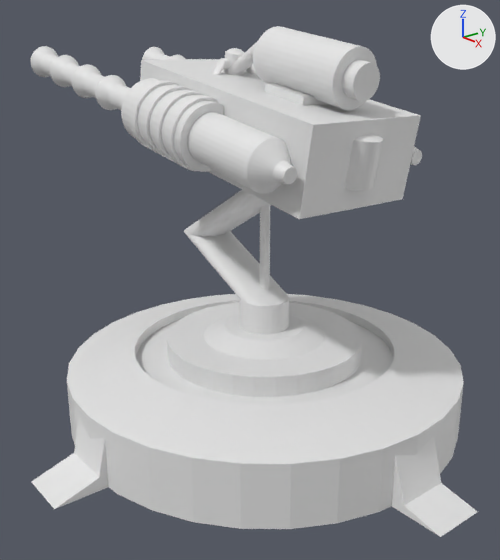
What one commit did to the Blender file DescentRemake/Assets/Graphics/Models/Turret_v1.blend.
Camera for both pictures: a camera (50 mm lens) standing at (5.09, -4.26, 3.62) and looking at (-0.34, 0.08, 1.33). The lights are fixed; the arrows at upper right show +X, +Y and +Z.

The first picture shows 'Alataso', 'Tykkirunko', 'Varsi'.
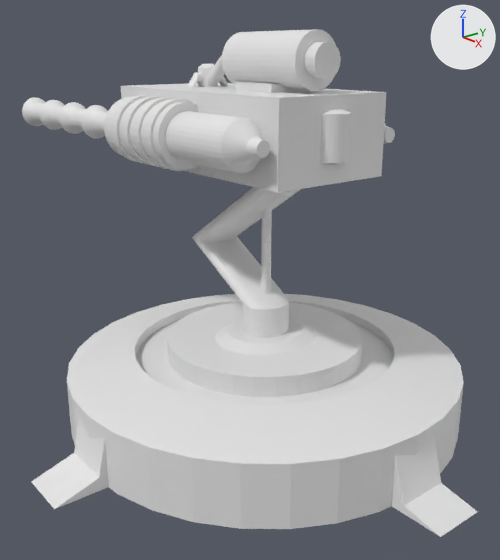
The newer file is also turned or shifted as a whole; pictures and numbers use the older file's frame.

The change, as a diff of the scene's bpy script:
```diff
--- a/DescentRemake/Assets/Graphics/Models/Turret_v1.blend.py
+++ b/DescentRemake/Assets/Graphics/Models/Turret_v1.blend.py
@@ me_cylinder_005 @@
 me_cylinder_005.from_pydata(...)  # 288 vertices, 228 faces; spans x -2.5..2.5, y -2.5..5.0, z -0.1..1.81
 # used by ob_varsi; location = (0.0, 0.0, 0.95); rotation_euler = (0.0, 0.0, 1.571), in degrees (0, 0, 90); scale = (0.25, 0.25, 1.0)
+# me_cylinder_005 part 1: the whole mesh is scaled about its middle by (0.985, 0.881, 1), then moved by (0.0, -0.25, -0.04)
@@ me_cube_001 @@
+me_cube_001.from_pydata(...)  # 2450 vertices, 1903 faces; spans x -4.15..0.65, y -1.07..1.08, z -0.15..1.1
@@ ob_tykkirunko @@
-ob_tykkirunko = bpy.data.objects.new('Tykkirunko', me_cube)
-ob_tykkirunko.location = (0.52, 0.0, 3.22)
-ob_tykkirunko.rotation_euler = (0.0, 0.175, 0.0)  # degrees (0, 10, 0)
-ob_tykkirunko.scale = (0.25, 0.25, 0.1)
@@ ob_tykkirunko_001 @@
+ob_tykkirunko_001 = bpy.data.objects.new('Tykkirunko.001', me_cube_001)
+ob_tykkirunko_001.location = (0.37, 0.0, 2.69)
```

What differs and where, as boxes (x1, y1, x2, y2) in the pictures (500 x 560 px):
'Tykkirunko', deleted: before (31, 26, 422, 219)
'Tykkirunko.001', added: after (22, 29, 395, 193)
'Varsi', mesh rescaled (12% narrower): before (184, 190, 325, 359); after (192, 187, 316, 355)
